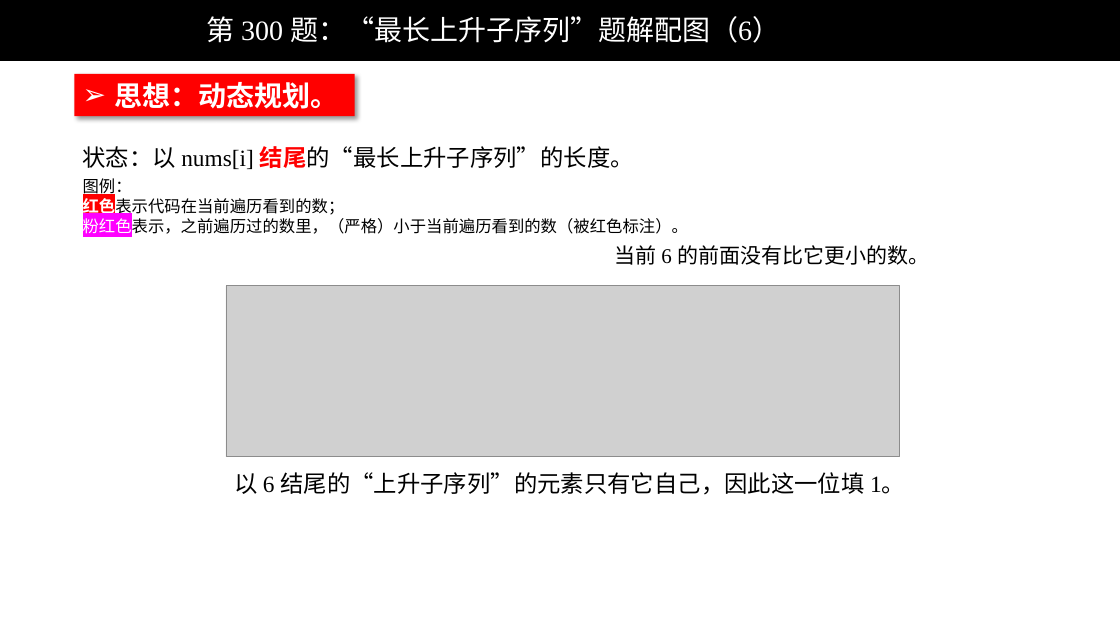
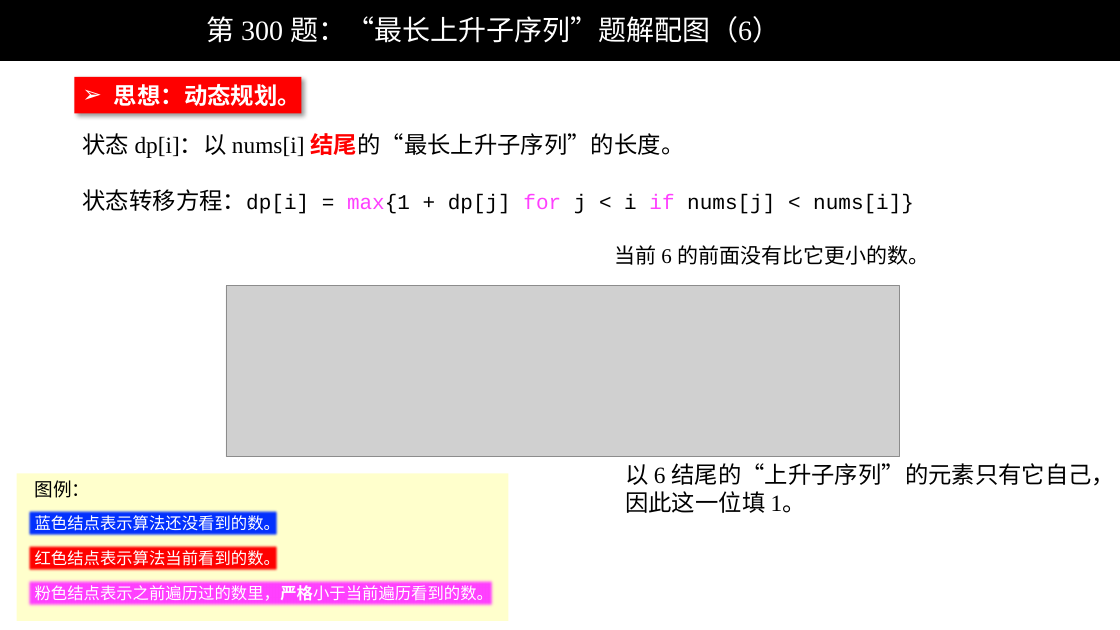
Before and after one commit to liweiwei1419/LeetCode-Solution-PPT, a slide deck: slide 6 of 0201-0300/LeetCode 第 300 题：“最长上升子序列”题解配图（动态规划）.pptx. Drawn at 1120x630 pixels with LibreOffice and Linux fonts; fonts in the diff are those of the drawing; grey boxes stand for pictures; background and template pictures are left out. Boxes give left, top, right and bottom in pixels: in the first picture for what was removed or moved away, otherwise in the second. Text is boxed around its words. In the diff, an @@ line names an element or a change of style, - is before the commit and + after.

```diff
--- a/0201-0300/LeetCode 第 300 题：“最长上升子序列”题解配图（动态规划）.pptx
+++ b/0201-0300/LeetCode 第 300 题：“最长上升子序列”题解配图（动态规划）.pptx
@@ rectangle "思想：动态规划。": place and size @@
-rectangle "思想：动态规划。" at [74,74,355,116]
+rectangle "思想：动态规划。" at [74,76,301,113]
@@ rectangle "思想：动态规划。" at [74,76,301,113]: size 24 to 20 pt @@
@@ text at [83,133,914,214]: text changed; size 20 to 18 pt; font Times New Roman to Courier New @@
-状态：以 nums[i] 结尾的“最长上升子序列”的长度。
+状态 dp[i]：以 nums[i] 结尾的“最长上升子序列”的长度。
+状态转移方程：dp[i] = max{1 + dp[j] for j < i if nums[j] < nums[i]}
@@ text removed at [83,178,688,237] @@
-图例：
-红色表示代码在当前遍历看到的数；
-粉红色表示，之前遍历过的数里，（严格）小于当前遍历看到的数（被红色标注）。
@@ text "以 6 结尾的“上升子序列”的元素只有它自己，因此这一位填 1。" rewrapped from [234,472,905,495] to [625,463,1115,513] @@
@@ group added at [17,474,508,621]: 4 rectangles, 1 text @@
+蓝色结点表示算法还没看到的数。
+红色结点表示算法当前看到的数。
+粉色结点表示之前遍历过的数里，严格小于当前遍历看到的数。
+图例：
```
Also in this commit, not shown: 8 other slides changed, 2 other files.
